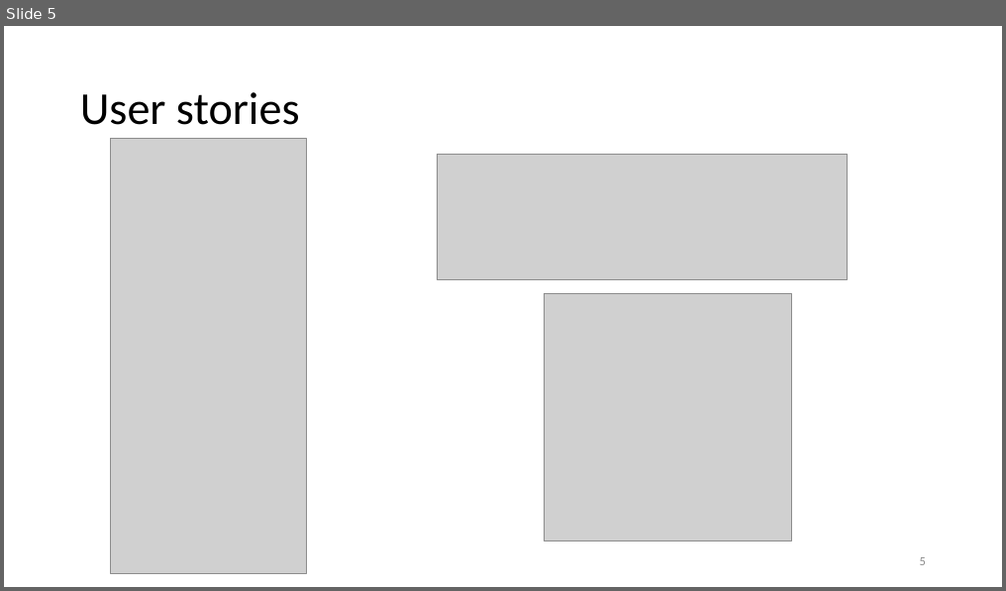
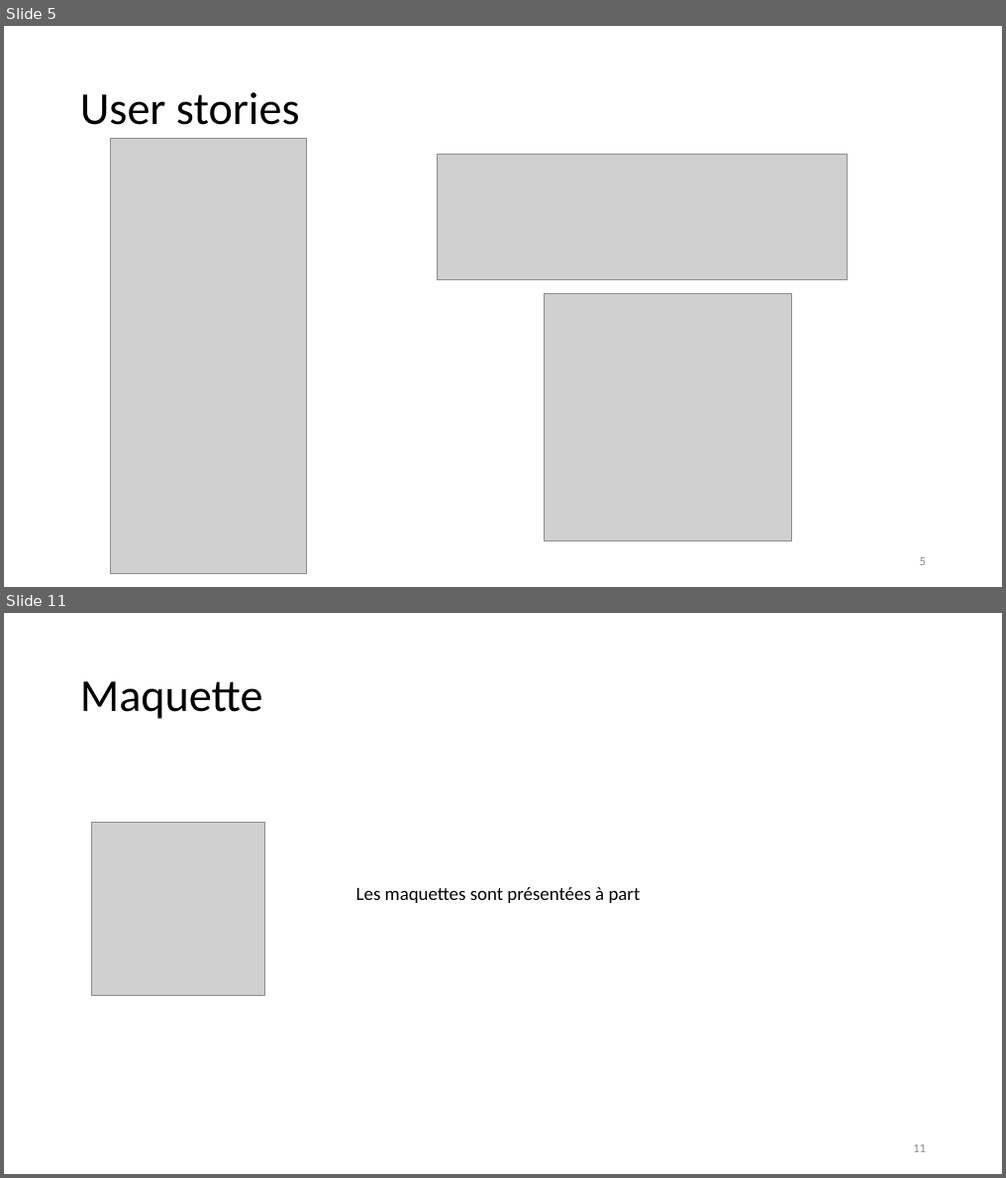
Before and after one commit to Damien-Collot/Repart, a slide deck: Présentation Repart.pptx. Shown one above the other, each under a label of ours: slide 5 before the commit, slides 5 and 11 after it; the slides between them are not shown. The pictures are 1006x591 and 1006x1178 pixels, drawn with LibreOffice and Linux fonts; fonts in the diff are those of the drawing; grey boxes stand for pictures. Boxes give left, top, right and bottom in pixels: in the first picture for what was removed or moved away, otherwise in the second. Text is boxed around its words. In the diff, an @@ line names an element or a change of style, - is before the commit and + after.

```diff
--- a/Présentation Repart.pptx
+++ b/Présentation Repart.pptx
@@ slide 11 added at (4, 613, 1002, 1174), background #FFFFFF @@
@@ title added at (80, 681, 263, 719), 44 pt, text #000000 @@
+Maquette
@@ picture added at (91, 822, 264, 995) @@
@@ text added at (356, 887, 641, 903), 18 pt, text #000000 @@
+Les maquettes sont présentées à part
@@ page number added at (913, 1145, 926, 1153), 12 pt, text #8C8C8C @@
+11
```
Also in this commit, not shown: 9 slides changed, 1 other slide added, 5 other files.
